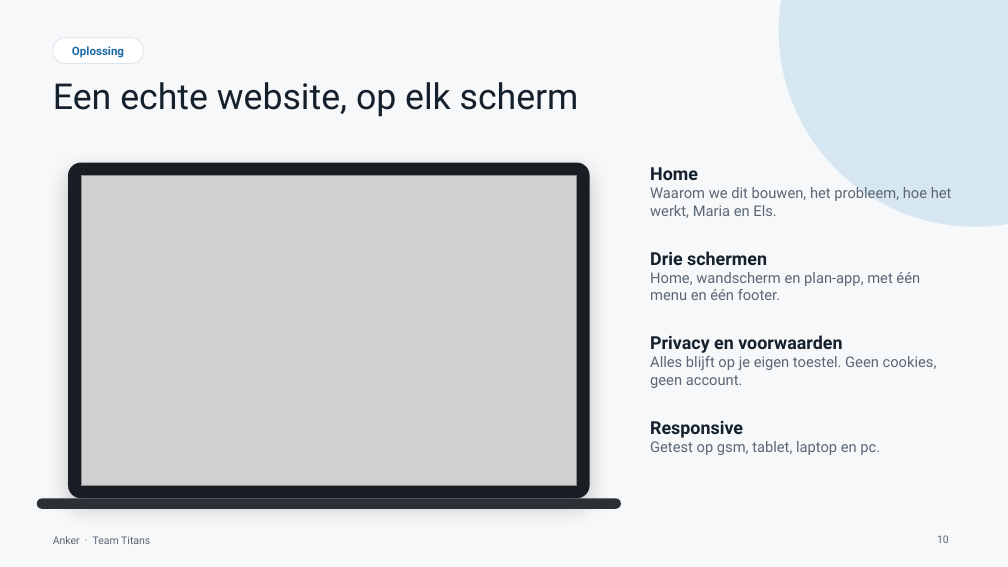
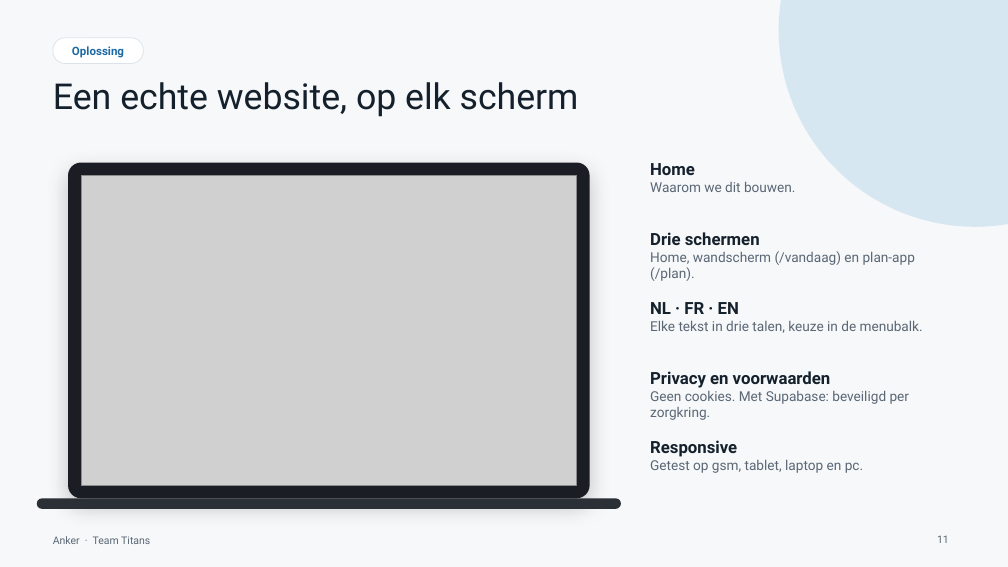
Before and after one commit to sergiuNE/Titans---Hack_The_Future, a slide deck: slide 11 of Documentation/Anker-pitch.pptx (slide 10 before the commit). Drawn at 1008x567 pixels with LibreOffice and Linux fonts; fonts in the diff are those of the drawing; grey boxes stand for pictures. Boxes give left, top, right and bottom in pixels: in the first picture for what was removed or moved away, otherwise in the second. Text is boxed around its words. In the diff, an @@ line names an element or a change of style, - is before the commit and + after.

Commit message:
Update the pitch deck to the current app
Next.js and Supabase stack, NL/FR/EN, text size, Wie is dit?, weather tip, caregiver overview and pairing code. New screenshots and a language slide; scope marks languages, sync and login as built.

```diff
--- a/Documentation/Anker-pitch.pptx
+++ b/Documentation/Anker-pitch.pptx
@@ text at [650, 163, 695, 175]: size 17 to 16 pt in "Home" @@
@@ text at [650, 182, 795, 192]: text changed; size 14 to 13 pt @@
-Waarom we dit bouwen, het probleem, hoe het werkt, Maria en Els.
+Waarom we dit bouwen.
@@ text at [650, 232, 760, 245]: size 17 to 16 pt in "Drie schermen" @@
@@ text "Drie schermen": place and size @@
-text "Drie schermen" at [650, 251, 920, 300]
+text "Drie schermen" at [650, 232, 915, 281]
@@ text at [650, 251, 915, 281]: text changed; size 14 to 13 pt @@
-Home, wandscherm en plan-app, met één menu en één footer.
+Home, wandscherm (/vandaag) en plan-app (/plan).
@@ text at [650, 302, 923, 333]: text changed; size 14 to 13 pt @@
-Privacy en voorwaarden
-Alles blijft op je eigen toestel. Geen cookies, geen account.
+NL · FR · EN
+Elke tekst in drie talen, keuze in de menubalk.
@@ text added at [650, 371, 909, 420], 13 pt, text #5B6775 @@
+Privacy en voorwaarden
+Geen cookies. Met Supabase: beveiligd per zorgkring.
@@ text "Responsive": place and size @@
-text "Responsive" at [650, 421, 880, 455]
+text "Responsive" at [650, 440, 863, 473]
@@ text "Responsive" at [650, 440, 863, 473]: size 17 to 16 pt in "Responsive"; size 14 to 13 pt in "Getest op gsm, tablet, laptop en pc." @@
@@ page number at [937, 535, 949, 543]: text changed @@
-10
+11
```
Also in this commit, not shown: 5 other slides changed, 1 slide added.
